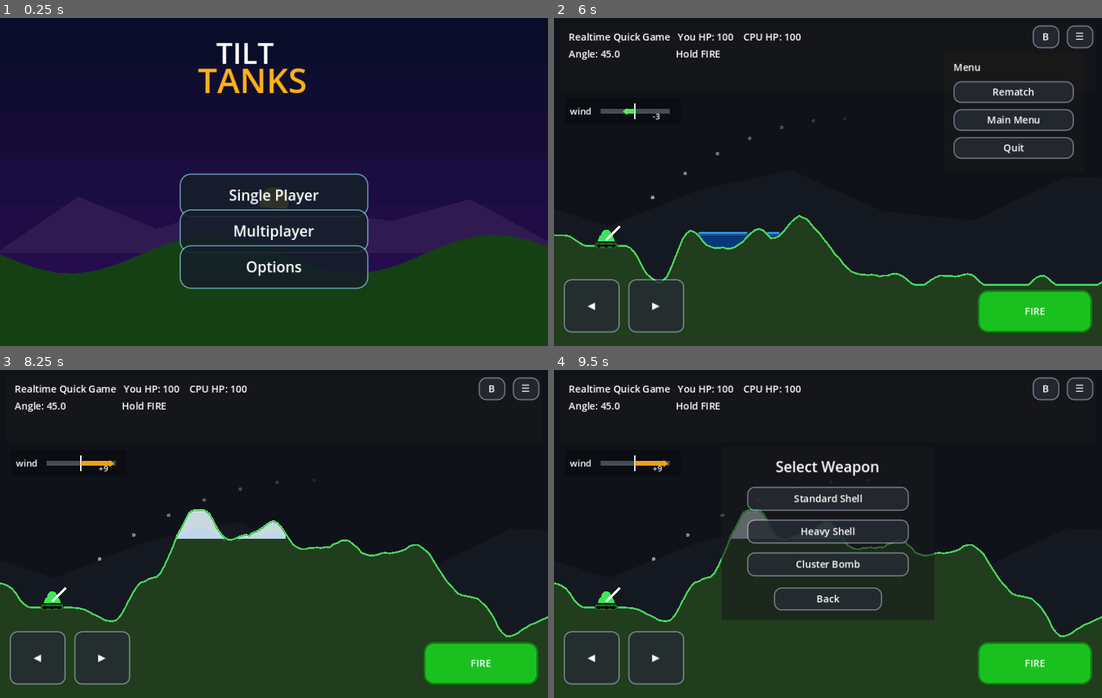
Above: before the commit, frames 1-4 (two rows, left to right).
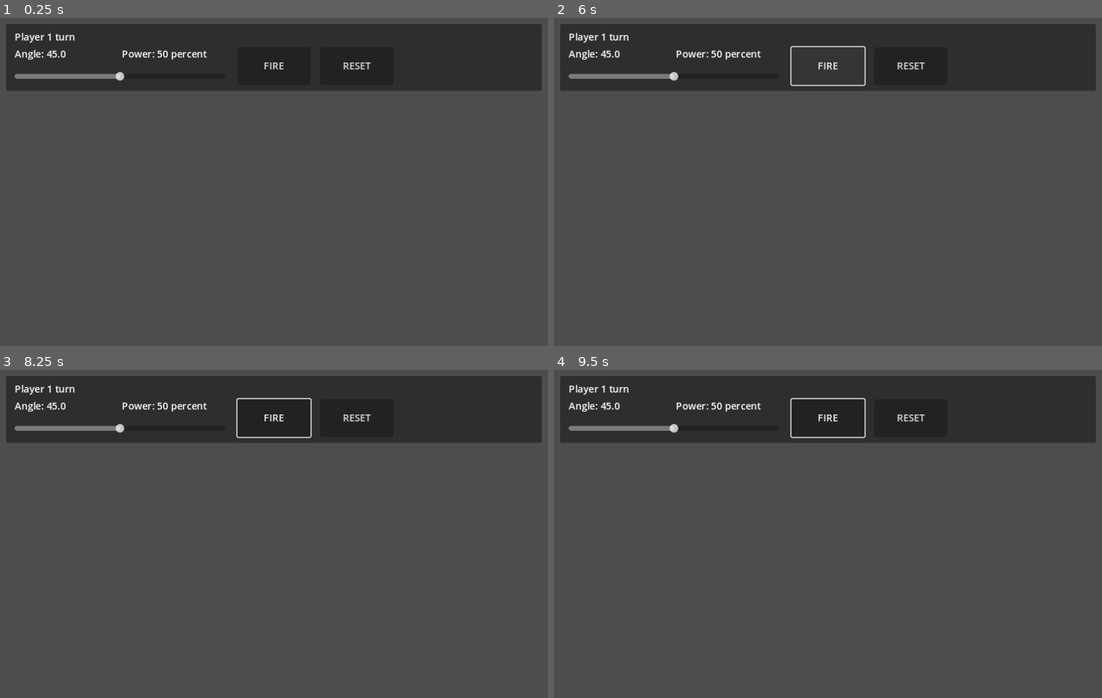
Above: after the commit, the same moments.

Repository: nwrowe/tilt-tanks
Game: Godot game, scene res://scenes/Main.tscn
Two runs of this game, one before a commit and one after it. Both use one fixed random seed, a clock stepped at 60 frames per second and the inputs below.
Inputs (mouse positions are in pixels of both pictures, inside the frame that each line leads up to):
- Up to frame 1 (0.25 s): no input
- Up to frame 2 (6 s): click (828, 231) at 0.5 s, where only the run before the commit has a clickable "Multiplayer"; click (828, 286) at 1.25 s, where only the run before the commit has a clickable "Back"; click (828, 267) at 2 s, where only the run before the commit has a clickable "Options"; click (828, 267) at 2.75 s, where only the run before the commit has a clickable "Back"; click (828, 195) at 3.5 s, where only the run before the commit has a clickable "Single Player"; click (828, 208) at 4.25 s, where only the run before the commit has a clickable "Quick Game"; click (1080, 37) at 5 s, where only the run before the commit has a clickable "☰"; click "FIRE" at 5.75 s
- Up to frame 3 (8.25 s): click (38, 658) at 6.5 s, where only the run before the commit has a clickable "◀"; click (104, 658) at 7.25 s, where only the run before the commit has a clickable "▶"; click (460, 445) at 8 s, where only the run before the commit has a clickable "Rematch"
- Up to frame 4 (9.5 s): click (1047, 389) at 8.75 s, where only the run before the commit has a clickable "B"

The runs differ from the first frame. In frame 1, 97% of the frame differs, in the area x 0-100%, y 0-100%; in frame 2, 94%; in frame 3, 96%; in frame 4, 95%.
Error after the commit: Parse Error: Could not resolve class "res://scripts/weapons/WeaponRuntimeBridge.gd". (res://scripts/core/MainGame.gd:1)

Commit message:
Route main menu bridge through UI helper

Diff:
--- a/scripts/MainWithMenus.gd
+++ b/scripts/MainWithMenus.gd
@@ -1,20 +1,4 @@
 extends "res://scripts/MainStableTweaks.gd"
-
-# -----------------------------------------------------------------------------
-# Menu asset paths
-# Add your finished art to these paths when ready. The game runs with fallback
-# colors/text buttons even before the assets exist.
-# -----------------------------------------------------------------------------
-const MENU_BG_LANDSCAPE_PATH: String = "res://assets/menu/main_menu_background_landscape.png"
-const MENU_BG_PORTRAIT_PATH: String = "res://assets/menu/main_menu_background_portrait.png"
-const MENU_LOGO_PATH: String = "res://assets/menu/tilt_tanks_logo.png"
-
-const BUTTON_SINGLE_PLAYER_PATH: String = "res://assets/menu/button_single_player.png"
-const BUTTON_MULTIPLAYER_PATH: String = "res://assets/menu/button_multiplayer.png"
-const BUTTON_OPTIONS_PATH: String = "res://assets/menu/button_options.png"
-const BUTTON_QUICK_GAME_PATH: String = "res://assets/menu/button_quick_game.png"
-const BUTTON_CAMPAIGN_PATH: String = "res://assets/menu/button_campaign.png"
-const BUTTON_BACK_PATH: String = "res://assets/menu/button_back.png"
 
 const MENU_STATE_MAIN: int = 0
 const MENU_STATE_SINGLE_PLAYER: int = 1
@@ -49,14 +33,9 @@
 	_draw_menu_background()
 
 func _load_menu_assets() -> void:
-	menu_bg_landscape_texture = _load_texture_if_exists(MENU_BG_LANDSCAPE_PATH)
-	menu_bg_portrait_texture = _load_texture_if_exists(MENU_BG_PORTRAIT_PATH)
-	menu_logo_texture = _load_texture_if_exists(MENU_LOGO_PATH)
-
-func _load_texture_if_exists(path: String) -> Texture2D:
-	if ResourceLoader.exists(path):
-		return load(path) as Texture2D
-	return null
+	menu_bg_landscape_texture = MainMenuUI.load_texture_if_exists(MainMenuUI.MENU_BG_LANDSCAPE_PATH)
+	menu_bg_portrait_texture = MainMenuUI.load_texture_if_exists(MainMenuUI.MENU_BG_PORTRAIT_PATH)
+	menu_logo_texture = MainMenuUI.load_texture_if_exists(MainMenuUI.MENU_LOGO_PATH)
 
 func _build_menu_layer() -> void:
 	menu_layer = CanvasLayer.new()
@@ -68,9 +47,9 @@
 	single_player_mode = false
 	_hide_game_ui()
 	_clear_menu_controls()
-	_add_menu_button("Single Player", BUTTON_SINGLE_PLAYER_PATH, Vector2(0.5, 0.54), Vector2(310, 72), _on_single_player_pressed)
-	_add_menu_button("Multiplayer", BUTTON_MULTIPLAYER_PATH, Vector2(0.5, 0.65), Vector2(310, 72), _on_multiplayer_pressed)
-	_add_menu_button("Options", BUTTON_OPTIONS_PATH, Vector2(0.5, 0.76), Vector2(310, 72), _on_options_pressed)
+	_add_menu_button("Single Player", MainMenuUI.BUTTON_SINGLE_PLAYER_PATH, Vector2(0.5, 0.54), Vector2(310, 72), _on_single_player_pressed)
+	_add_menu_button("Multiplayer", MainMenuUI.BUTTON_MULTIPLAYER_PATH, Vector2(0.5, 0.65), Vector2(310, 72), _on_multiplayer_pressed)
+	_add_menu_button("Options", MainMenuUI.BUTTON_OPTIONS_PATH, Vector2(0.5, 0.76), Vector2(310, 72), _on_options_pressed)
 	queue_redraw()
 
 func _show_single_player_menu() -> void:
@@ -78,9 +57,9 @@
 	single_player_mode = true
 	_hide_game_ui()
 	_clear_menu_controls()
-	_add_menu_button("Quick Game", BUTTON_QUICK_GAME_PATH, Vector2(0.5, 0.58), Vector2(310, 72), _on_quick_game_pressed)
-	_add_menu_button("Campaign", BUTTON_CAMPAIGN_PATH, Vector2(0.5, 0.69), Vector2(310, 72), _on_campaign_pressed)
-	_add_menu_button("Back", BUTTON_BACK_PATH, Vector2(0.5, 0.82), Vector2(210, 58), _show_main_menu)
+	_add_menu_button("Quick Game", MainMenuUI.BUTTON_QUICK_GAME_PATH, Vector2(0.5, 0.58), Vector2(310, 72), _on_quick_game_pressed)
+	_add_menu_button("Campaign", MainMenuUI.BUTTON_CAMPAIGN_PATH, Vector2(0.5, 0.69), Vector2(310, 72), _on_campaign_pressed)
+	_add_menu_button("Back", MainMenuUI.BUTTON_BACK_PATH, Vector2(0.5, 0.82), Vector2(210, 58), _show_main_menu)
 	queue_redraw()
 
 func _show_placeholder_menu(title: String) -> void:
@@ -88,7 +67,7 @@
 	_clear_menu_controls()
 	_add_text_label(title, Vector2(0.5, 0.54), Vector2(420, 60), 28)
 	_add_text_label("Coming soon", Vector2(0.5, 0.62), Vector2(420, 44), 20)
-	_add_menu_button("Back", BUTTON_BACK_PATH, Vector2(0.5, 0.76), Vector2(210, 58), _show_main_menu)
+	_add_menu_button("Back", MainMenuUI.BUTTON_BACK_PATH, Vector2(0.5, 0.76), Vector2(210, 58), _show_main_menu)
 	queue_redraw()
 
 func _on_single_player_pressed() -> void:
@@ -131,119 +110,10 @@
 	menu_buttons.clear()
 
 func _add_text_label(text: String, anchor: Vector2, size: Vector2, font_size: int) -> Label:
-	var label: Label = Label.new()
-	label.text = text
-	label.horizontal_alignment = HORIZONTAL_ALIGNMENT_CENTER
-	label.vertical_alignment = VERTICAL_ALIGNMENT_CENTER
-	label.size = size
-	label.position = _anchored_position(anchor, size)
-	label.add_theme_font_size_override("font_size", font_size)
-	label.add_theme_color_override("font_color", Color.WHITE)
-	label.add_theme_color_override("font_shadow_color", Color.BLACK)
-	label.add_theme_constant_override("shadow_offset_x", 2)
-	label.add_theme_constant_override("shadow_offset_y", 2)
-	menu_layer.add_child(label)
-	menu_buttons.append(label)
-	return label
+	return MainMenuUI.make_text_label(menu_layer, menu_buttons, get_viewport_rect().size, text, anchor, size, font_size)
 
 func _add_menu_button(text: String, texture_path: String, anchor: Vector2, size: Vector2, callback: Callable) -> Control:
-	var texture: Texture2D = _load_texture_if_exists(texture_path)
-	if texture != null:
-		var texture_button: TextureButton = TextureButton.new()
-		texture_button.texture_normal = texture
-		texture_button.ignore_texture_size = true
-		texture_button.stretch_mode = TextureButton.STRETCH_SCALE
-		texture_button.size = size
-		texture_button.position = _anchored_position(anchor, size)
-		texture_button.focus_mode = Control.FOCUS_NONE
-		texture_button.pressed.connect(callback)
-		menu_layer.add_child(texture_button)
-		menu_buttons.append(texture_button)
-		return texture_button
-
-	var button: Button = Button.new()
-	button.text = text
-	button.size = size
-	button.position = _anchored_position(anchor, size)
-	button.focus_mode = Control.FOCUS_NONE
-	button.pressed.connect(callback)
-	_style_menu_button(button)
-	menu_layer.add_child(button)
-	menu_buttons.append(button)
-	return button
-
-func _style_menu_button(button: Button) -> void:
-	var normal: StyleBoxFlat = StyleBoxFlat.new()
-	normal.bg_color = Color(0.08, 0.12, 0.16, 0.88)
-	normal.border_color = Color(0.55, 0.82, 0.95, 0.65)
-	normal.set_border_width_all(2)
-	normal.set_corner_radius_all(18)
-	var pressed: StyleBoxFlat = normal.duplicate() as StyleBoxFlat
-	pressed.bg_color = Color(0.17, 0.28, 0.34, 0.95)
-	button.add_theme_stylebox_override("normal", normal)
-	button.add_theme_stylebox_override("hover", normal)
-	button.add_theme_stylebox_override("focus", normal)
-	button.add_theme_stylebox_override("pressed", pressed)
-	button.add_theme_color_override("font_color", Color.WHITE)
-	button.add_theme_font_size_override("font_size", 24)
-
-func _anchored_position(anchor: Vector2, size: Vector2) -> Vector2:
-	var viewport_size: Vector2 = get_viewport_rect().size
-	return Vector2(viewport_size.x * anchor.x - size.x * 0.5, viewport_size.y * anchor.y - size.y * 0.5)
+	return MainMenuUI.make_menu_button(menu_layer, menu_buttons, get_viewport_rect().size, text, texture_path, anchor, size, callback)
 
 func _draw_menu_background() -> void:
-	var viewport_rect: Rect2 = get_viewport_rect()
-	var viewport_size: Vector2 = viewport_rect.size
-	var use_landscape: bool = viewport_size.x >= viewport_size.y
-	var bg_texture: Texture2D = menu_bg_landscape_texture if use_landscape else menu_bg_portrait_texture
-
-	if bg_texture != null:
-		draw_texture_rect(bg_texture, Rect2(Vector2.ZERO, viewport_size), false)
-	else:
-		draw_rect(Rect2(Vector2.ZERO, viewport_size), Color(0.04, 0.05, 0.12), true)
-		_draw_fallback_menu_background(viewport_size)
-
-	if menu_logo_texture != null:
-		_draw_menu_logo_texture(viewport_size, use_landscape)
-	else:
-		_draw_fallback_logo(viewport_size, use_landscape)
-
-func _draw_menu_logo_texture(viewport_size: Vector2, use_landscape: bool) -> void:
-	var target_width: float = viewport_size.x * (0.36 if use_landscape else 0.70)
-	var aspect: float = float(menu_logo_texture.get_width()) / float(menu_logo_texture.get_height())
-	var target_size: Vector2 = Vector2(target_width, target_width / aspect)
-	var y: float = viewport_size.y * (0.12 if use_landscape else 0.09)
-	var rect: Rect2 = Rect2(Vector2((viewport_size.x - target_size.x) * 0.5, y), target_size)
-	draw_texture_rect(menu_logo_texture, rect, false)
-
-func _draw_fallback_logo(viewport_size: Vector2, use_landscape: bool) -> void:
-	var title_y: float = viewport_size.y * (0.14 if use_landscape else 0.11)
-	var subtitle_y: float = title_y + 48.0
-	draw_string(ThemeDB.fallback_font, Vector2(viewport_size.x * 0.5 - 95.0, title_y), "TILT", HORIZONTAL_ALIGNMENT_LEFT, -1, 48, Color.WHITE)
-	draw_string(ThemeDB.fallback_font, Vector2(viewport_size.x * 0.5 - 125.0, subtitle_y), "TANKS", HORIZONTAL_ALIGNMENT_LEFT, -1, 56, Color(1.0, 0.70, 0.08))
-
-func _draw_fallback_menu_background(viewport_size: Vector2) -> void:
-	var horizon_y: float = viewport_size.y * 0.56
-	var hill_y: float = viewport_size.y * 0.72
-	for i: int in range(8):
-		var t: float = float(i) / 7.0
-		var y0: float = viewport_size.y * t
-		var color: Color = Color(0.04 + 0.15 * t, 0.05, 0.16 + 0.20 * t)
-		draw_rect(Rect2(Vector2(0, y0), Vector2(viewport_size.x, viewport_size.y / 7.0 + 2.0)), color, true)
-	draw_circle(Vector2(viewport_size.x * 0.50, horizon_y), 24.0, Color(1.0, 0.78, 0.18, 0.95))
-	var mountains: PackedVector2Array = PackedVector2Array()
-	mountains.append(Vector2(0, horizon_y + 85.0))
-	for i: int in range(8):
-		var x: float = viewport_size.x * float(i) / 7.0
-		var y: float = horizon_y + 80.0 - 90.0 * absf(sin(float(i) * 1.37))
-		mountains.append(Vector2(x, y))
-	mountains.append(Vector2(viewport_size.x, horizon_y + 85.0))
-	draw_colored_polygon(mountains, Color(0.19, 0.11, 0.32, 0.95))
-	var hill: PackedVector2Array = PackedVector2Array()
-	hill.append(Vector2(0, viewport_size.y))
-	for i: int in range(30):
-		var x: float = viewport_size.x * float(i) / 29.0
-		var y: float = hill_y + 32.0 * sin(float(i) * 0.42)
-		hill.append(Vector2(x, y))
-	hill.append(Vector2(viewport_size.x, viewport_size.y))
-	draw_colored_polygon(hill, Color(0.08, 0.25, 0.08, 1.0))
+	MainMenuUI.draw_menu_background(self, get_viewport_rect().size, menu_bg_landscape_texture, menu_bg_portrait_texture, menu_logo_texture)
